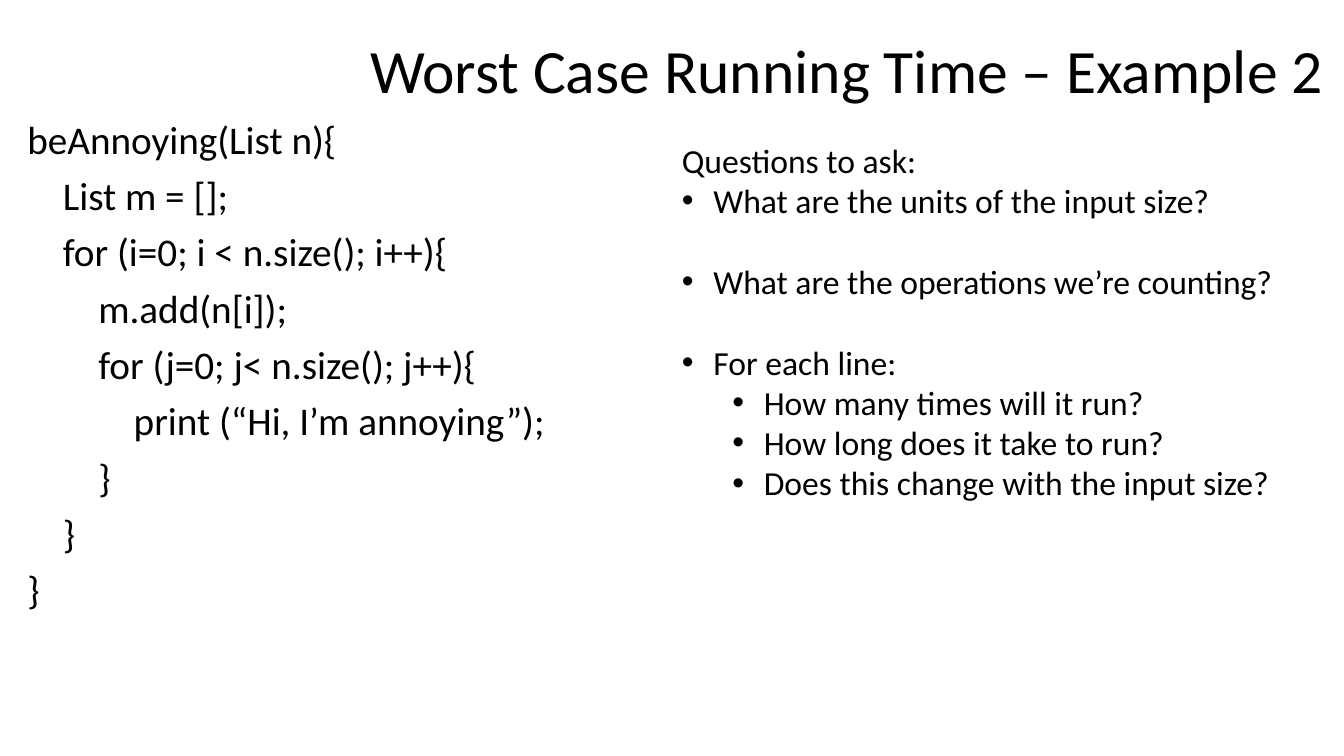
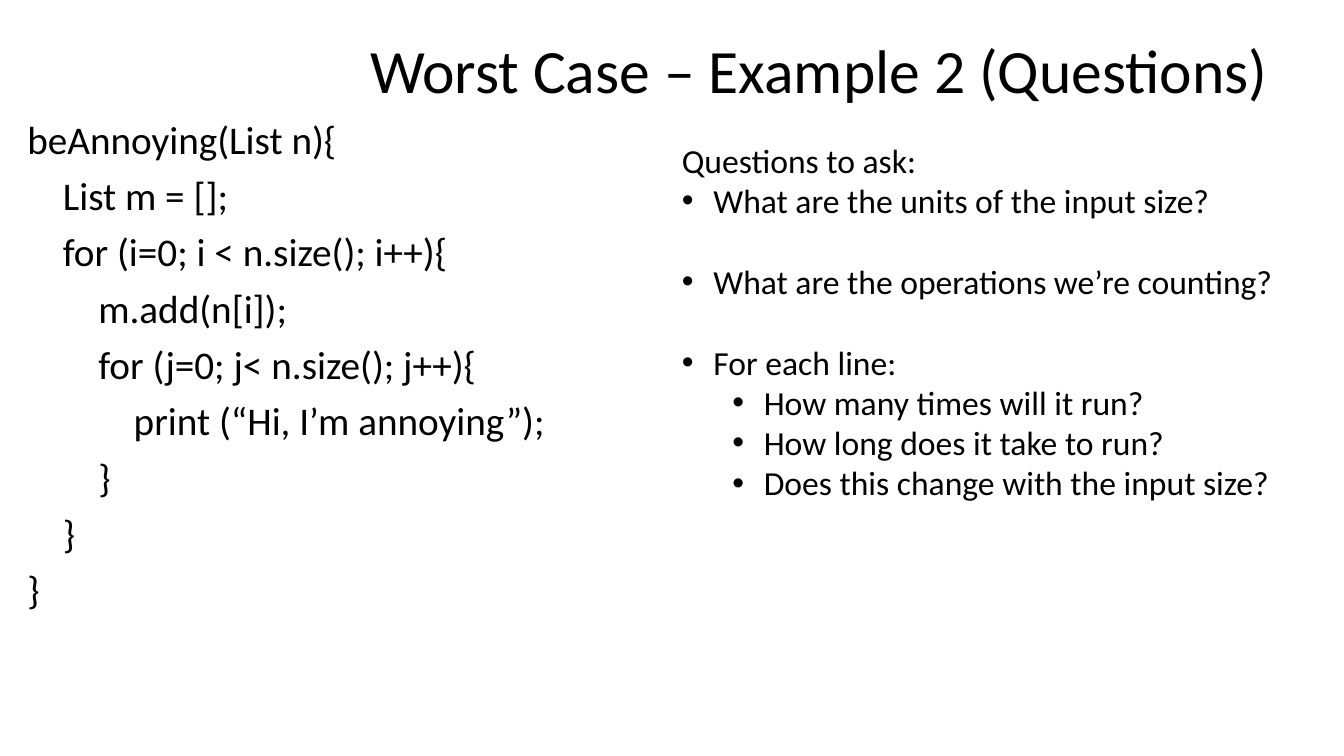
Before and after one commit to natebrunelle/cse332, a slide deck: slide 8 of markdown/files/slides/lecture3_analysis2.pptx. Drawn at 1344x756 pixels with LibreOffice and Linux fonts; fonts in the diff are those of the drawing. Boxes give left, top, right and bottom in pixels: in the first picture for what was removed or moved away, otherwise in the second. Text is boxed around its words. In the diff, an @@ line names an element or a change of style, - is before the commit and + after.

```diff
--- a/markdown/files/slides/lecture3_analysis2.pptx
+++ b/markdown/files/slides/lecture3_analysis2.pptx
@@ title at (370,48,1267,103): text changed @@
-Worst Case Running Time – Example 2
+Worst Case – Example 2 (Questions)
```
Also in this commit, not shown: 14 other slides changed, 5 slides added, 2 slides removed, 8 other files.
